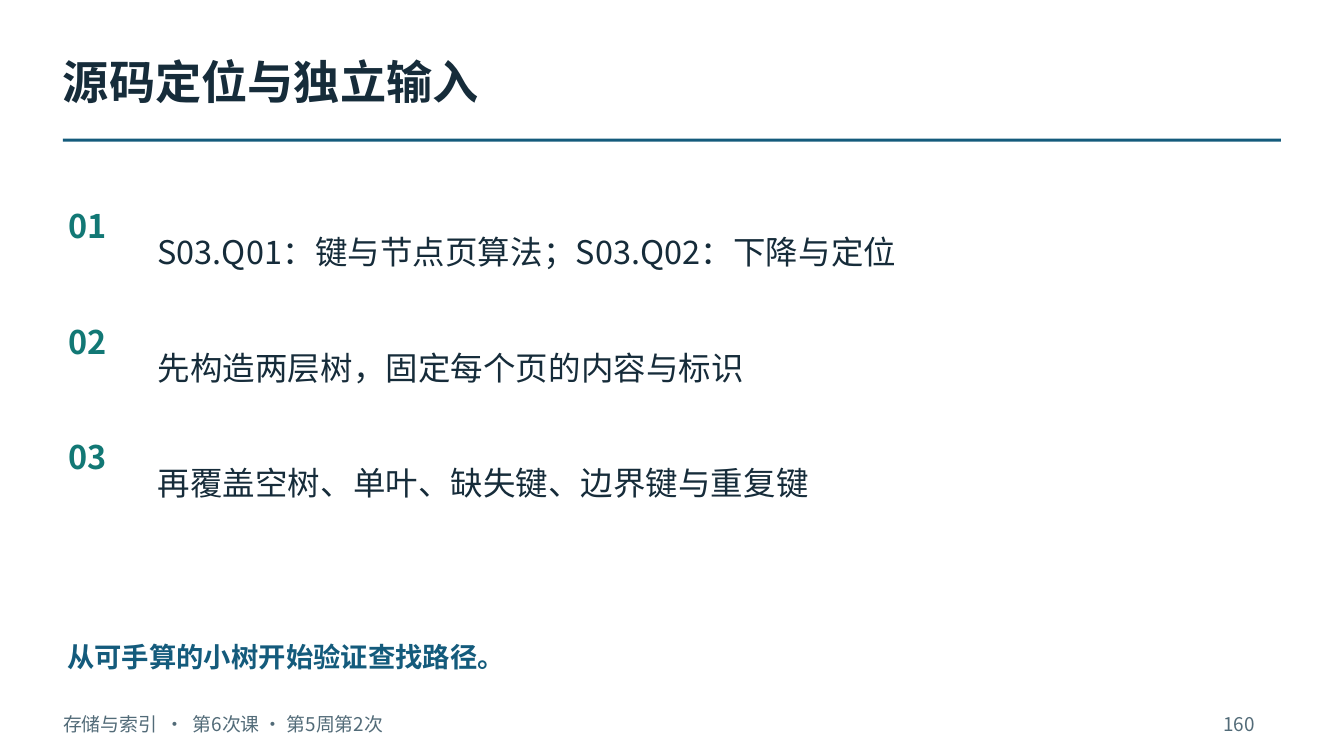
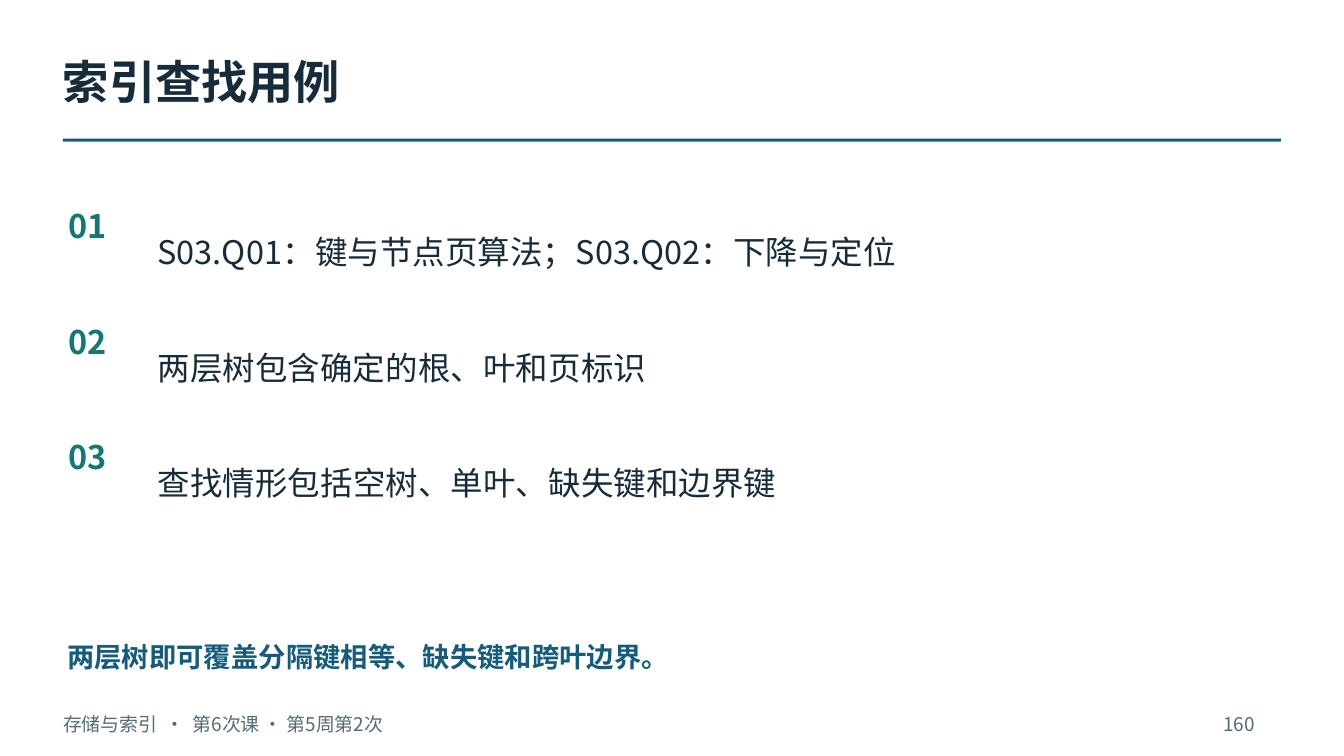
Before and after one commit to intellistream/database-kernel-course-student, a slide deck: slide 160 of 01_课件（第6版）/02_存储与索引.pptx. Drawn at 1344x756 pixels with LibreOffice and Linux fonts; fonts in the diff are those of the drawing. Boxes give left, top, right and bottom in pixels: in the first picture for what was removed or moved away, otherwise in the second. Text is boxed around its words. In the diff, an @@ line names an element or a change of style, - is before the commit and + after.

```diff
--- a/01_课件（第6版）/02_存储与索引.pptx
+++ b/01_课件（第6版）/02_存储与索引.pptx
@@ text at (x1=63, y1=59, x2=340, y2=103): text changed @@
-源码定位与独立输入
+索引查找用例
@@ text at (x1=158, y1=352, x2=647, y2=383): text changed @@
-先构造两层树，固定每个页的内容与标识
+两层树包含确定的根、叶和页标识
@@ text at (x1=158, y1=467, x2=777, y2=498): text changed @@
-再覆盖空树、单叶、缺失键、边界键与重复键
+查找情形包括空树、单叶、缺失键和边界键
@@ text at (x1=67, y1=643, x2=669, y2=670): text changed @@
-从可手算的小树开始验证查找路径。
+两层树即可覆盖分隔键相等、缺失键和跨叶边界。
```
Also in this commit, not shown: 150 other slides changed, 6 other files.
